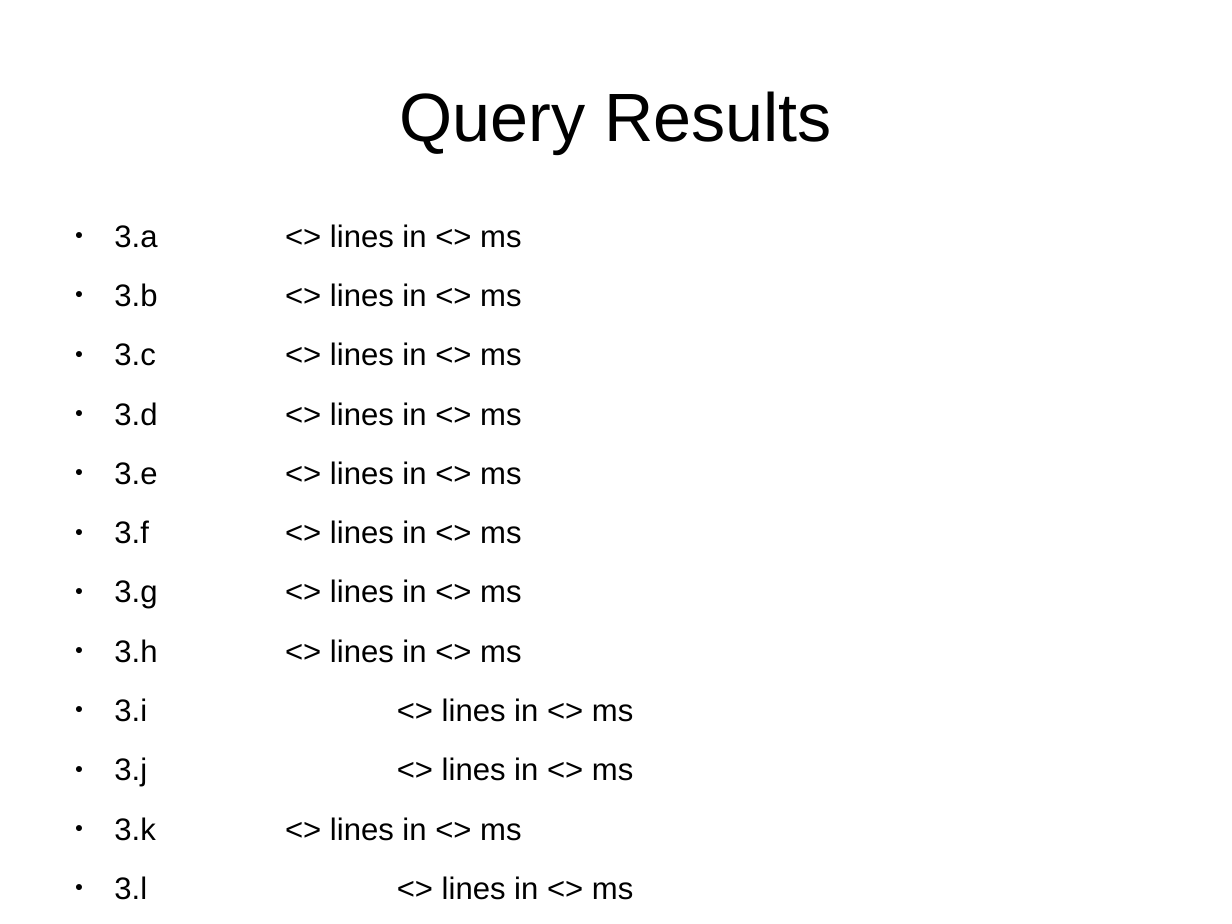
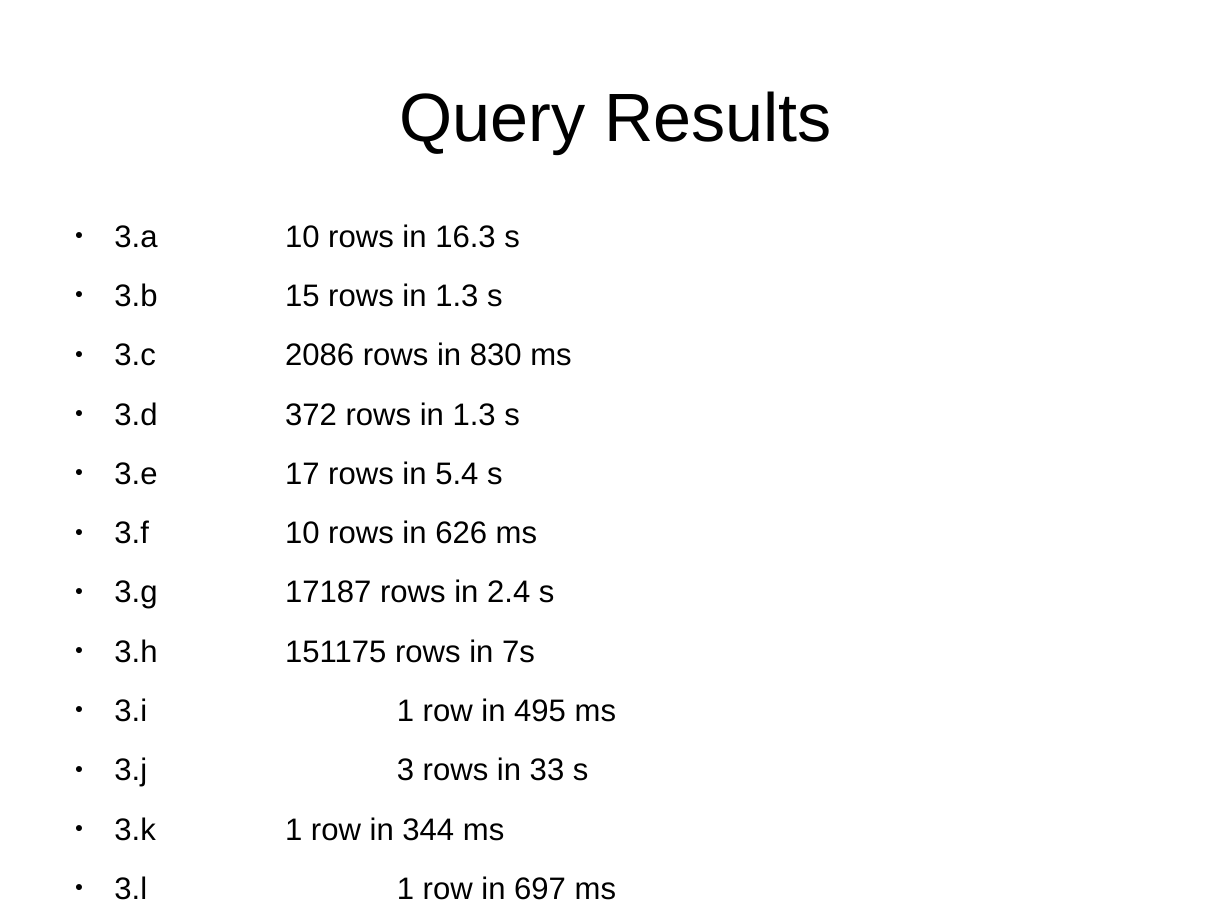
Before and after one commit to Moodoo245/Database-Project, a slide deck: slide 6 of presentation.odp. Drawn at 1232x924 pixels with LibreOffice and Linux fonts; fonts in the diff are those of the drawing. Boxes give left, top, right and bottom in pixels: in the first picture for what was removed or moved away, otherwise in the second. Text is boxed around its words. In the diff, an @@ line names an element or a change of style, - is before the commit and + after.

```diff
--- a/presentation.odp
+++ b/presentation.odp
@@ text at [114,224,616,900]: text changed @@
-● 3.a <> lines in <> ms
-● 3.b <> lines in <> ms
-● 3.c <> lines in <> ms
-● 3.d <> lines in <> ms
-● 3.e <> lines in <> ms
-● 3.f <> lines in <> ms
-● 3.g <> lines in <> ms
-● 3.h <> lines in <> ms
-● 3.i <> lines in <> ms
-● 3.j <> lines in <> ms
-● 3.k <> lines in <> ms
-● 3.l <> lines in <> ms
+● 3.a 10 rows in 16.3 s
+● 3.b 15 rows in 1.3 s
+● 3.c 2086 rows in 830 ms
+● 3.d 372 rows in 1.3 s
+● 3.e 17 rows in 5.4 s
+● 3.f 10 rows in 626 ms
+● 3.g 17187 rows in 2.4 s
+● 3.h 151175 rows in 7s
+● 3.i 1 row in 495 ms
+● 3.j 3 rows in 33 s
+● 3.k 1 row in 344 ms
+● 3.l 1 row in 697 ms
```
Also in this commit, not shown: 1 other slide changed, 2 slides added, 2 slides removed, 3 other files.
